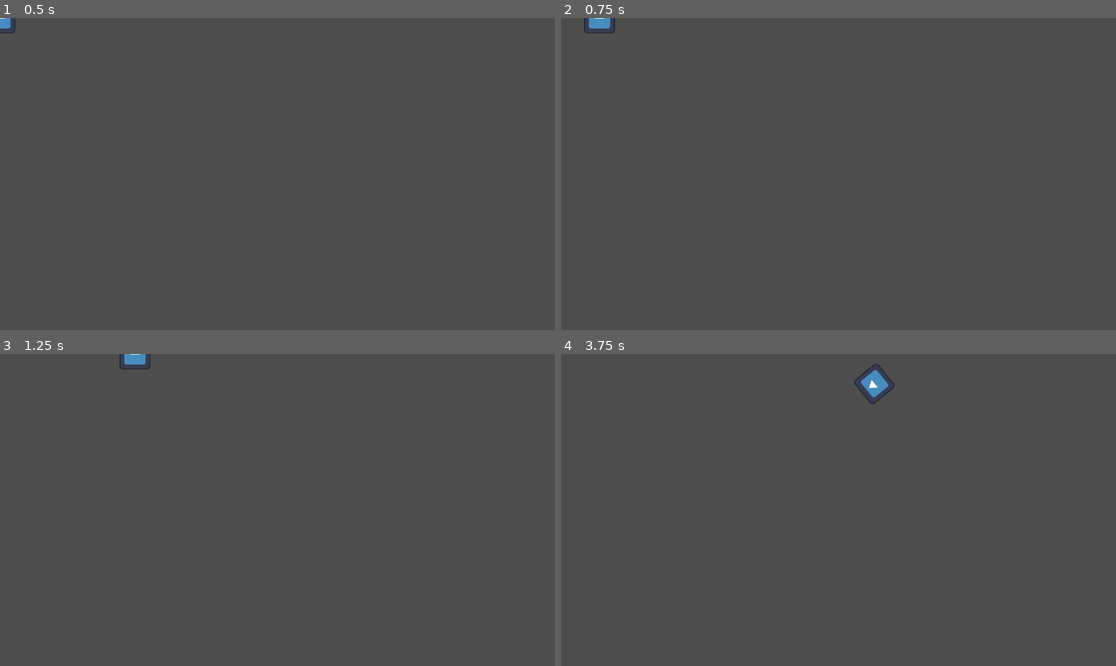
Above: before the commit, frames 1-4 (two rows, left to right).
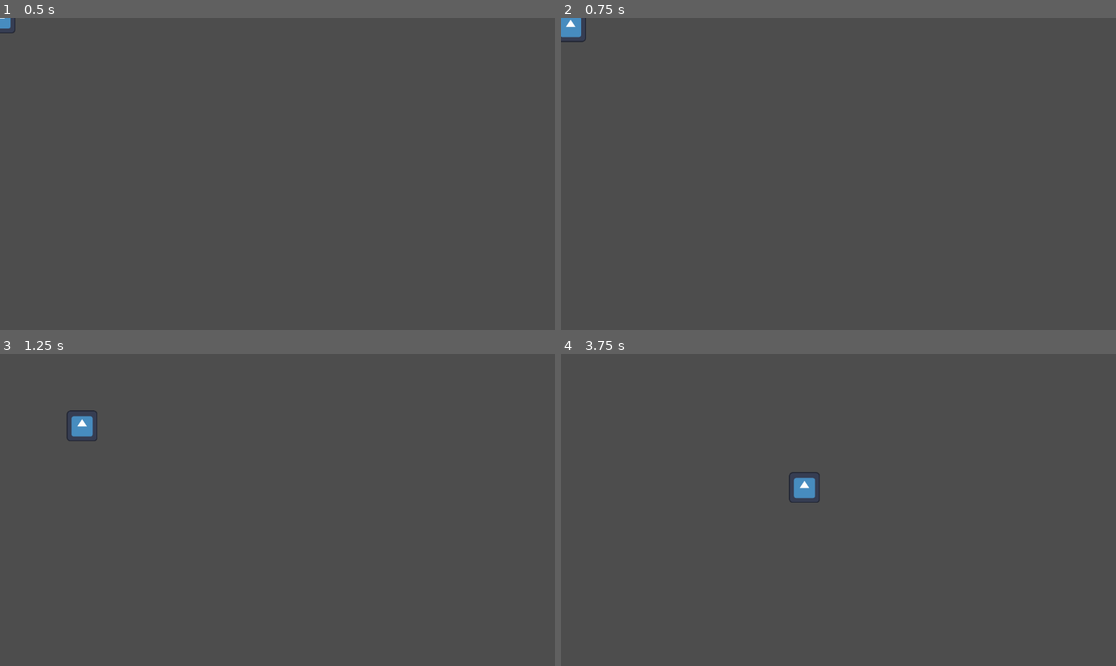
Above: after the commit, the same moments.

Repository: mflash/meujogo20242
Game: Godot game, scene res://player.tscn
The game is run twice, just before and just after one commit, with the same random seed, the same clock (stepped at 60 frames per second) and the same inputs. The engine's default icon, where the game draws it, is replaced by a stand-in: a white triangle on a blue panel in a dark square.
Inputs (mouse positions are in pixels of both pictures, inside the frame that each line leads up to):
- Up to frame 1 (0.5 s): no input
- Up to frame 2 (0.75 s): tap Enter at 0.5 s; move the mouse to (810, 236) at 0.52 s; hold Up (up) from 0.53 s (still down); click (810, 236) at 0.67 s
- Up to frame 3 (1.25 s): keep holding Up (up)
- Up to frame 4 (3.75 s): move the mouse to (1005, 556) at 1.27 s; click (1005, 556) at 1.42 s; move the mouse to (672, 463) at 2.02 s; release Up (up) at 2.03 s; hold Left (left) 2.03-3.53 s; click (672, 463) at 2.17 s; move the mouse to (866, 510) at 2.77 s; click (866, 510) at 2.92 s; move the mouse to (755, 432) at 3.52 s; hold Down (down) from 3.53 s (still down); click (755, 432) at 3.67 s

Frame 1 is identical in both runs. In frame 2, 0.4% of the frame differs, in the area x 0-10%, y 0-8%; in frame 3, 0.5%; in frame 4, 0.7%, in the area x 41-61%, y 3-48%.

Commit message:
Exemplos de movimentação (final)

Diff:
--- a/player.gd
+++ b/player.gd
@@ -4,6 +4,8 @@
 @export var rotation_speed = 1.5
 
 var rotation_direction = 0
+
+var target : Vector2 = position
 
 func get_8way_input():
 	var input_direction = Input.get_vector("left", "right", "up", "down")
@@ -20,6 +22,17 @@
 	velocity = transform.x * Input.get_axis("down", "up") * speed
 	#print(transform.x)
 
+func get_mouse_rotation():
+	look_at(get_global_mouse_position())
+	#print(transform.x)
+	velocity = transform.x * Input.get_axis("down", "up") * speed
+
+func _input(event):
+	if event is InputEventMouseButton:
+		if event.button_index == MOUSE_BUTTON_LEFT and event.pressed:
+			target = get_global_mouse_position()
+			print(target)
+
 func _physics_process(delta: float) -> void:
 	# Descomente o bloco desejado de acordo com o tipo
 	# de movimento:
@@ -28,7 +41,18 @@
 	#get_8way_input()
 
 	# 2. Rotation + movement
-	get_rotation_input()
-	rotation += rotation_direction * rotation_speed * delta
+	#get_rotation_input()
+	#rotation += rotation_direction * rotation_speed * delta
 
-	move_and_slide()
+	# 3. Mouse rotation + movement
+	#get_mouse_rotation()
+
+	# 4. Mouse click + movement
+	velocity = position.direction_to(target) * speed
+	print(velocity)
+	#look_at(target)
+	if position.distance_to(target) > 5:
+		move_and_slide()
+
+	# Descomente para todos os outros (1, 2 e 3)
+	#move_and_slide()
